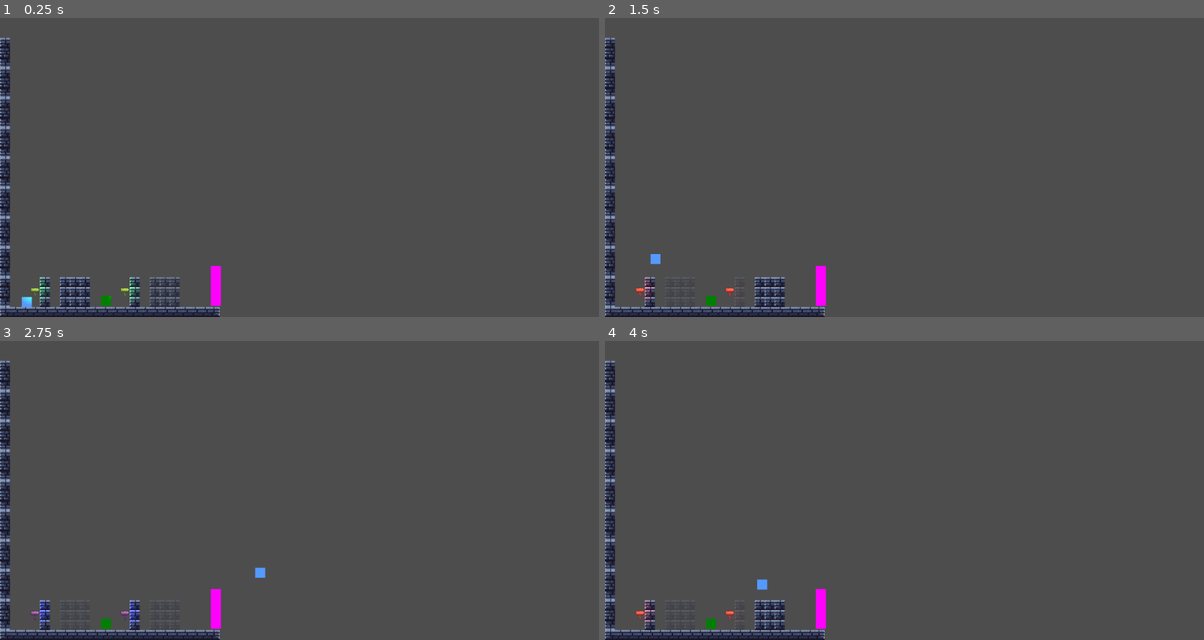
Above: before the commit, frames 1-4 (two rows, left to right).
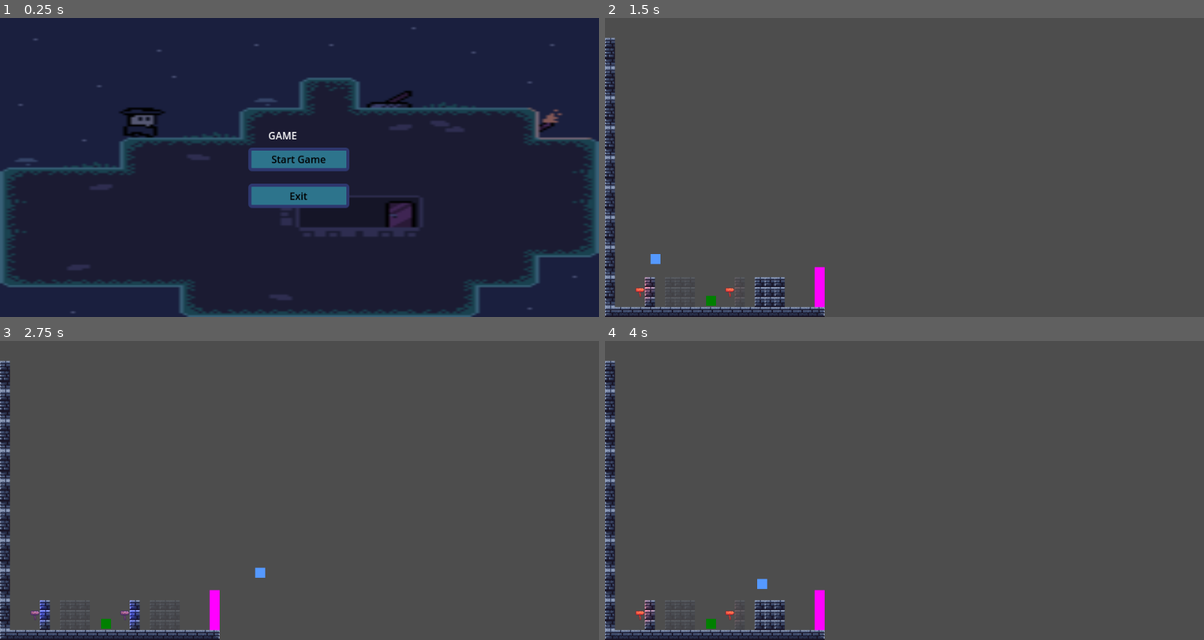
Above: after the commit, the same moments.

Repository: CoupCritik/GameJam
Game: Godot game, scene res://Scenes/menu.tscn
Two runs of this game, one before a commit and one after it. Both use one fixed random seed, a clock stepped at 60 frames per second and the inputs below. Before the commit the project starts from res://Scenes/game.tscn.
Inputs (mouse positions are in pixels of both pictures, inside the frame that each line leads up to):
- Up to frame 1 (0.25 s): no input
- Up to frame 2 (1.5 s): click (904, 158) at 0.5 s, where only the run after the commit has a clickable "Start Game"; tap Enter (ui_accept) at 1.25 s; hold Right (ui_right) from 1.28 s (still down); tap Q (switch) at 1.35 s
- Up to frame 3 (2.75 s): keep holding Right (ui_right); tap Enter (ui_accept) at 1.52, 2.27 s; tap Q (switch) at 2.1 s
- Up to frame 4 (4 s): release Right (ui_right) at 2.78 s; hold Left (ui_left) 2.78-3.53 s; tap Q (switch) at 2.85, 3.6 s; hold Right (ui_right) from 3.53 s (still down); tap Enter (ui_accept) at 3.77 s

The runs differ from the first frame. In frame 1, 98% of the frame differs, in the area x 0-100%, y 0-100%; in frame 2, 0.1%; in frame 3, 0.1%; in frame 4, 0.1%.

Commit message:
Menu
rajouté un menu

Diff:
--- /dev/null
+++ b/Assets/Themes/buttonnormal.tres
@@ -0,0 +1,9 @@
+[gd_resource type="StyleBoxFlat" format=3 uid="uid://bh8iga0s5l65b"]
+
+[resource]
+bg_color = Color(1, 1, 1, 1)
+border_width_left = 4
+border_width_top = 4
+border_width_right = 4
+border_width_bottom = 4
+border_color = Color(0, 0, 0, 1)
--- /dev/null
+++ b/Assets/Themes/eheh.tres
@@ -0,0 +1,9 @@
+[gd_resource type="StyleBoxFlat" format=3 uid="uid://coukqvd4ow50g"]
+
+[resource]
+bg_color = Color(1, 1, 1, 1)
+border_width_left = 5
+border_width_top = 5
+border_width_right = 5
+border_width_bottom = 5
+border_color = Color(0, 0, 0, 1)
--- /dev/null
+++ b/Assets/Themes/hover.tres
@@ -0,0 +1,13 @@
+[gd_resource type="StyleBoxFlat" format=3 uid="uid://qidtl5oa6jw2"]
+
+[resource]
+bg_color = Color(0.229426, 0.554233, 0.669502, 1)
+border_width_left = 5
+border_width_top = 5
+border_width_right = 5
+border_width_bottom = 5
+border_color = Color(0.180392, 0.215686, 0.431373, 1)
+corner_radius_top_left = 5
+corner_radius_top_right = 5
+corner_radius_bottom_right = 5
+corner_radius_bottom_left = 5
--- /dev/null
+++ b/Assets/Themes/menubutton.tres
@@ -0,0 +1,13 @@
+[gd_resource type="StyleBoxFlat" format=3 uid="uid://b2t1qebroy3ir"]
+
+[resource]
+bg_color = Color(0.176471, 0.454902, 0.54902, 1)
+border_width_left = 5
+border_width_top = 5
+border_width_right = 5
+border_width_bottom = 5
+border_color = Color(0.180392, 0.215686, 0.431373, 1)
+corner_radius_top_left = 5
+corner_radius_top_right = 5
+corner_radius_bottom_right = 5
+corner_radius_bottom_left = 5
--- a/Scenes/game.tscn
+++ b/Scenes/game.tscn
@@ -642,13 +642,11 @@
 
 [node name="PointLight2D" type="PointLight2D" parent="Lights"]
 position = Vector2(-5.81819, -20.5283)
-scale = Vector2(1, 1)
 color = Color(0, 1, 0, 1)
 texture = SubResource("GradientTexture2D_mj262")
 
 [node name="PointLight2D2" type="PointLight2D" parent="Lights"]
 position = Vector2(161.745, -16.9057)
-scale = Vector2(1, 1)
 color = Color(0, 1, 0, 1)
 texture = SubResource("GradientTexture2D_mj262")
 
@@ -672,7 +670,7 @@
 
 [node name="Door" parent="Doors" instance=ExtResource("6_mna3u")]
 unique_name_in_owner = true
-position = Vector2(346, 430)
+position = Vector2(344, 432)
 
 [connection signal="activate" from="Keys/Key" to="." method="_on_key_activate"]
 
--- /dev/null
+++ b/Scenes/menu.gd
@@ -0,0 +1,19 @@
+extends Control
+
+
+# Called when the node enters the scene tree for the first time.
+func _ready() -> void:
+	pass # Replace with function body.
+
+
+# Called every frame. 'delta' is the elapsed time since the previous frame.
+func _process(delta: float) -> void:
+	pass
+
+
+func _on_Start_pressed() -> void:
+	get_tree().change_scene_to_file("res://Scenes/game.tscn") # Replace with function body.
+
+
+func _on_exit_pressed() -> void:
+	get_tree().quit() # Replace with function body.
--- /dev/null
+++ b/Scenes/menu.tscn
@@ -0,0 +1,129 @@
+[gd_scene load_steps=9 format=3 uid="uid://cvtxgew8g2y2u"]
+
+[ext_resource type="StyleBox" uid="uid://qidtl5oa6jw2" path="res://Assets/Themes/hover.tres" id="1_4lwhu"]
+[ext_resource type="Texture2D" uid="uid://7jx38slo34hw" path="res://Assets/Sprites/mockup.png" id="1_6w6sp"]
+[ext_resource type="StyleBox" uid="uid://b2t1qebroy3ir" path="res://Assets/Themes/menubutton.tres" id="1_f8g5u"]
+[ext_resource type="Script" path="res://Scenes/menu.gd" id="3_rglap"]
+
+[sub_resource type="Theme" id="Theme_72m04"]
+Button/styles/focus = ExtResource("1_4lwhu")
+Button/styles/hover = ExtResource("1_4lwhu")
+Button/styles/normal = ExtResource("1_f8g5u")
+
+[sub_resource type="StyleBoxTexture" id="StyleBoxTexture_31ma7"]
+texture = ExtResource("1_6w6sp")
+modulate_color = Color(0.560955, 0.560955, 0.560955, 1)
+
+[sub_resource type="StyleBoxEmpty" id="StyleBoxEmpty_n8747"]
+
+[sub_resource type="StyleBoxFlat" id="StyleBoxFlat_sa5lt"]
+bg_color = Color(0.142615, 0.38499, 0.466677, 1)
+border_width_left = 5
+border_width_top = 5
+border_width_right = 5
+border_width_bottom = 5
+border_color = Color(0.180392, 0.215686, 0.431373, 1)
+corner_radius_top_left = 5
+corner_radius_top_right = 5
+corner_radius_bottom_right = 5
+corner_radius_bottom_left = 5
+
+[node name="Menu" type="Control"]
+layout_mode = 3
+anchors_preset = 15
+anchor_right = 1.0
+anchor_bottom = 1.0
+grow_horizontal = 2
+grow_vertical = 2
+theme = SubResource("Theme_72m04")
+script = ExtResource("3_rglap")
+
+[node name="Mockup" type="Sprite2D" parent="."]
+position = Vector2(121, 51)
+texture = ExtResource("1_6w6sp")
+
+[node name="Panel" type="Panel" parent="."]
+layout_mode = 1
+anchors_preset = 15
+anchor_right = 1.0
+anchor_bottom = 1.0
+grow_horizontal = 2
+grow_vertical = 2
+theme_override_styles/panel = SubResource("StyleBoxTexture_31ma7")
+
+[node name="VBoxContainer" type="VBoxContainer" parent="."]
+layout_mode = 1
+anchors_preset = 8
+anchor_left = 0.5
+anchor_top = 0.5
+anchor_right = 0.5
+anchor_bottom = 0.5
+offset_left = -82.0
+offset_top = -32.0
+offset_right = 80.0
+offset_bottom = 65.0
+grow_horizontal = 2
+grow_vertical = 2
+theme_override_constants/separation = 20
+
+[node name="Button" type="Button" parent="VBoxContainer"]
+layout_mode = 2
+size_flags_vertical = 3
+theme_override_colors/font_disabled_color = Color(0, 0, 0, 1)
+theme_override_colors/font_hover_pressed_color = Color(0, 0, 0, 1)
+theme_override_colors/font_hover_color = Color(0, 0, 0, 1)
+theme_override_colors/font_pressed_color = Color(0, 0, 0, 1)
+theme_override_colors/font_focus_color = Color(0, 0, 0, 1)
+theme_override_colors/font_color = Color(0, 0, 0, 1)
+theme_override_colors/font_outline_color = Color(0, 0, 0, 1)
+theme_override_colors/icon_normal_color = Color(0, 0, 0, 1)
+theme_override_colors/icon_focus_color = Color(0, 0, 0, 1)
+theme_override_colors/icon_pressed_color = Color(0, 0, 0, 1)
+theme_override_colors/icon_hover_color = Color(0, 0, 0, 1)
+theme_override_colors/icon_hover_pressed_color = Color(0, 0, 0, 1)
+theme_override_colors/icon_disabled_color = Color(0, 0, 0, 1)
+theme_override_styles/focus = SubResource("StyleBoxEmpty_n8747")
+theme_override_styles/hover = ExtResource("1_4lwhu")
+theme_override_styles/pressed = SubResource("StyleBoxFlat_sa5lt")
+theme_override_styles/normal = ExtResource("1_f8g5u")
+text = "Start Game"
+
+[node name="Button2" type="Button" parent="VBoxContainer"]
+layout_mode = 2
+size_flags_vertical = 3
+theme_override_colors/font_disabled_color = Color(0, 0, 0, 1)
+theme_override_colors/font_hover_pressed_color = Color(0, 0, 0, 1)
+theme_override_colors/font_hover_color = Color(0, 0, 0, 1)
+theme_override_colors/font_pressed_color = Color(0, 0, 0, 1)
+theme_override_colors/font_focus_color = Color(0, 0, 0, 1)
+theme_override_colors/font_color = Color(0, 0, 0, 1)
+theme_override_colors/font_outline_color = Color(0, 0, 0, 1)
+theme_override_colors/icon_normal_color = Color(0, 0, 0, 1)
+theme_override_colors/icon_focus_color = Color(0, 0, 0, 1)
+theme_override_colors/icon_pressed_color = Color(0, 0, 0, 1)
+theme_override_colors/icon_hover_color = Color(0, 0, 0, 1)
+theme_override_colors/icon_hover_pressed_color = Color(0, 0, 0, 1)
+theme_override_colors/icon_disabled_color = Color(0, 0, 0, 1)
+theme_override_styles/focus = SubResource("StyleBoxEmpty_n8747")
+theme_override_styles/hover = ExtResource("1_4lwhu")
+theme_override_styles/pressed = SubResource("StyleBoxFlat_sa5lt")
+text = "Exit"
+
+[node name="Label" type="Label" parent="."]
+layout_mode = 1
+anchors_preset = 8
+anchor_left = 0.5
+anchor_top = 0.5
+anchor_right = 0.5
+anchor_bottom = 0.5
+offset_left = -50.0
+offset_top = -63.0
+offset_right = -4.0
+offset_bottom = -40.0
+grow_horizontal = 2
+grow_vertical = 2
+text = "GAME
+"
+
+[connection signal="pressed" from="VBoxContainer/Button" to="." method="_on_Start_pressed"]
+[connection signal="pressed" from="VBoxContainer/Button2" to="." method="_on_exit_pressed"]
--- a/project.godot
+++ b/project.godot
@@ -11,7 +11,7 @@
 [application]
 
 config/name="GameJam"
-run/main_scene="res://Scenes/game.tscn"
+run/main_scene="res://Scenes/menu.tscn"
 config/features=PackedStringArray("4.3", "Forward Plus")
 config/icon="res://icon.svg"
 
Binary file added: Assets/Sprites/mockup.png
Not shown, added: Assets/Sprites/mockup.png.import
